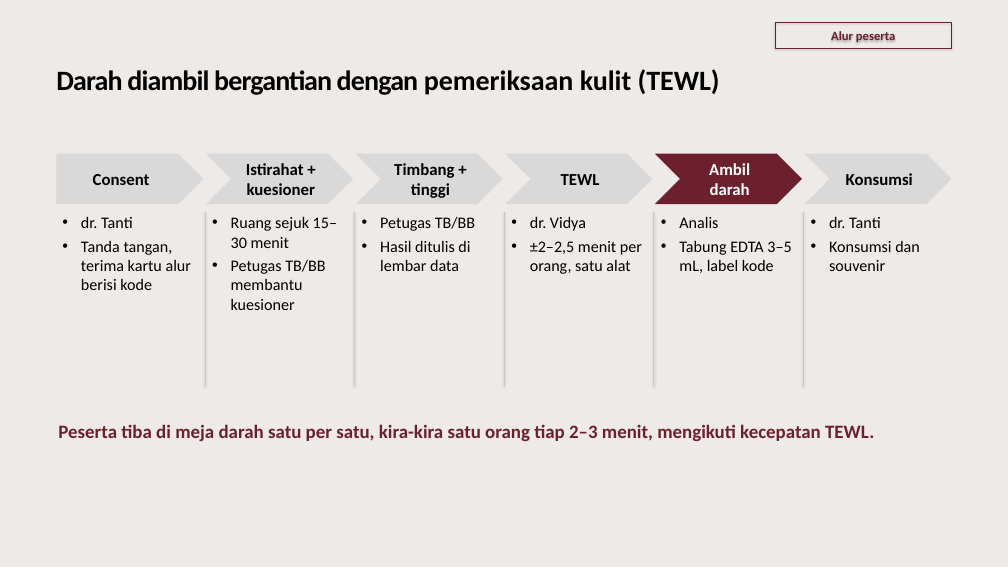
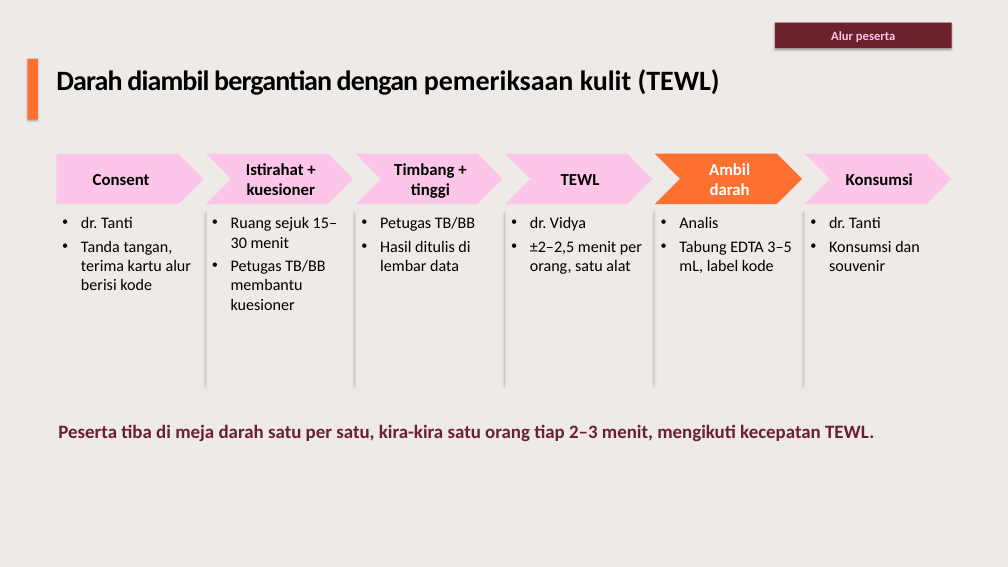
Before and after one commit to myrinne/ClaudeCode-Output, a slide deck: slide 5 of Techmeet Vendor Tesis/Techmeet Vendor - Hari H.pptx. Drawn at 1008x567 pixels with LibreOffice and Linux fonts; fonts in the diff are those of the drawing. Boxes give left, top, right and bottom in pixels: in the first picture for what was removed or moved away, otherwise in the second. Text is boxed around its words. In the diff, an @@ line names an element or a change of style, - is before the commit and + after.

```diff
--- a/Techmeet Vendor Tesis/Techmeet Vendor - Hari H.pptx
+++ b/Techmeet Vendor Tesis/Techmeet Vendor - Hari H.pptx
@@ rectangle "Alur peserta" at (x1=775, y1=23, x2=952, y2=48): text colour #6C202D to #FDC6E9; fill none to #6C202D; outline #6C202D 0.75 pt to none @@
@@ rectangle added at (x1=28, y1=59, x2=38, y2=119), fill #FE702F @@
@@ chevron "Ambil darah" at (x1=655, y1=154, x2=802, y2=204): fill #6C202D to #FE702F @@
@@ fill #D9D9D9 to #FDC6E9 in 5 elements at (x1=56, y1=154, x2=204, y2=204), (x1=206, y1=154, x2=353, y2=204), (x1=356, y1=154, x2=503, y2=204), (x1=506, y1=154, x2=653, y2=204), (x1=804, y1=154, x2=952, y2=204) @@
```
Also in this commit, not shown: 9 other slides changed, 1 other file.
